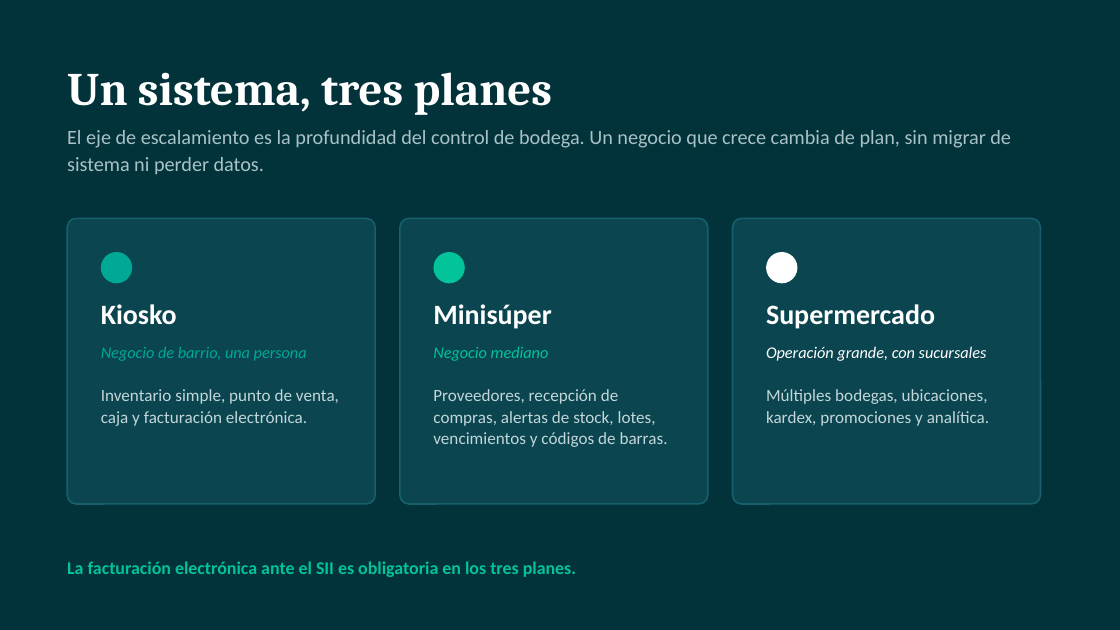
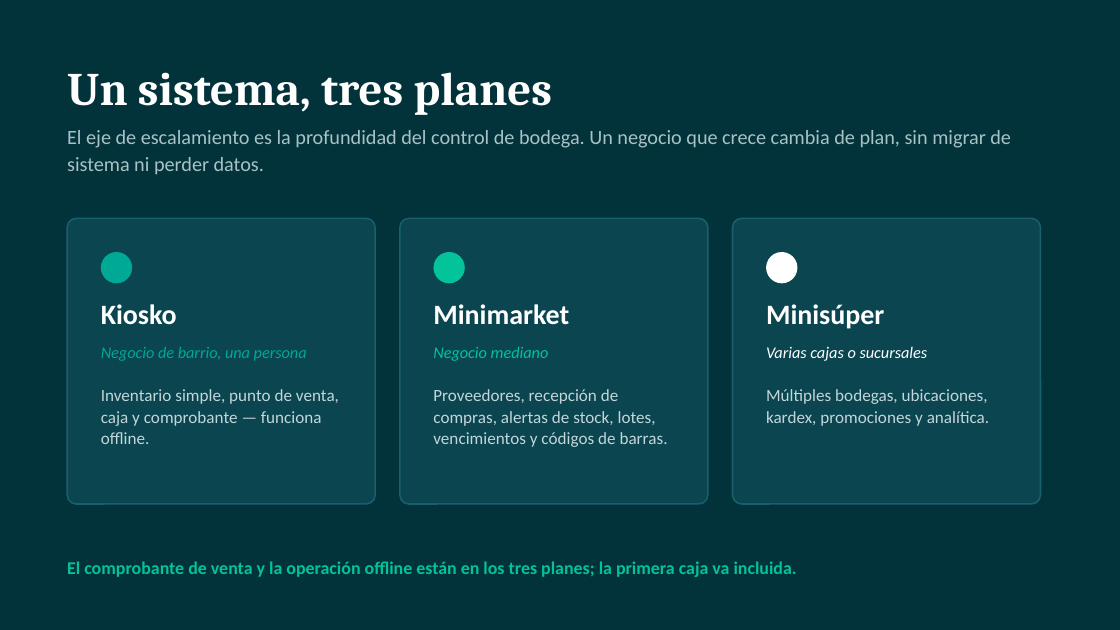
Before and after one commit to Chazito/Walkan, a slide deck: slide 4 of Fase 1/Evidencias Grupales/Proyecto_APT_Presentacion.pptx. Drawn at 1120x630 pixels with LibreOffice and Linux fonts; fonts in the diff are those of the drawing. Boxes give left, top, right and bottom in pixels: in the first picture for what was removed or moved away, otherwise in the second. Text is boxed around its words. In the diff, an @@ line names an element or a change of style, - is before the commit and + after.

```diff
--- a/Fase 1/Evidencias Grupales/Proyecto_APT_Presentacion.pptx
+++ b/Fase 1/Evidencias Grupales/Proyecto_APT_Presentacion.pptx
@@ text at [433,304,569,325]: text changed @@
-Minisúper
+Minimarket
@@ text at [766,304,884,329]: text changed @@
-Supermercado
+Minisúper
@@ text at [766,346,928,361]: text changed @@
-Operación grande, con sucursales
+Varias cajas o sucursales
@@ text at [101,389,339,444]: text changed @@
-Inventario simple, punto de venta, caja y facturación electrónica.
+Inventario simple, punto de venta, caja y comprobante — funciona offline.
@@ text at [67,561,797,577]: text changed @@
-La facturación electrónica ante el SII es obligatoria en los tres planes.
+El comprobante de venta y la operación offline están en los tres planes; la primera caja va incluida.
```
Also in this commit, not shown: 3 other slides changed, 7 other files.
